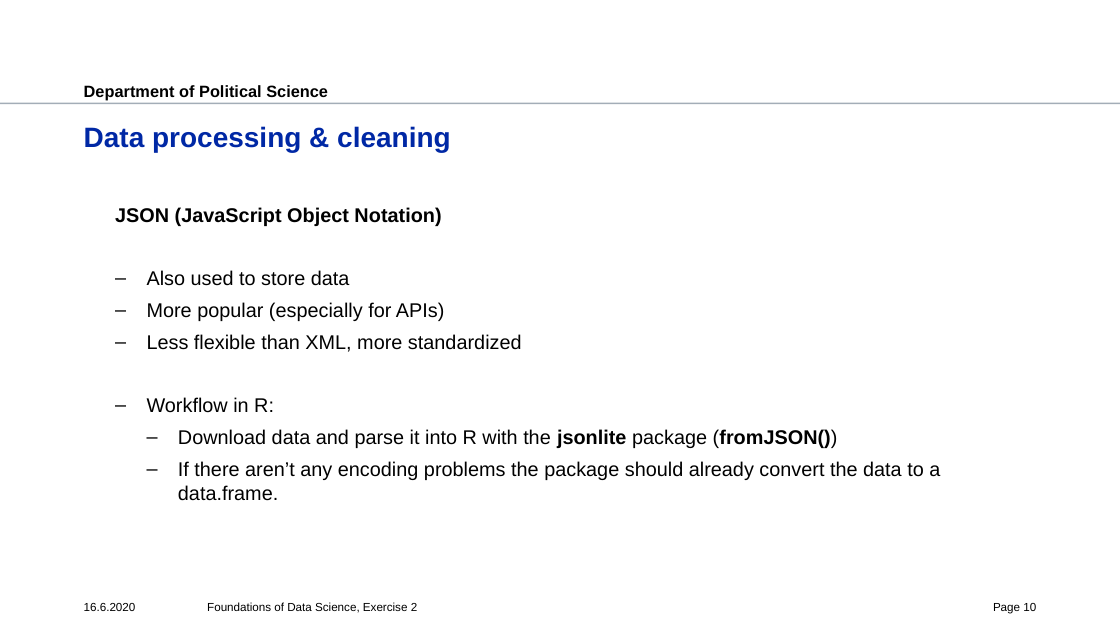
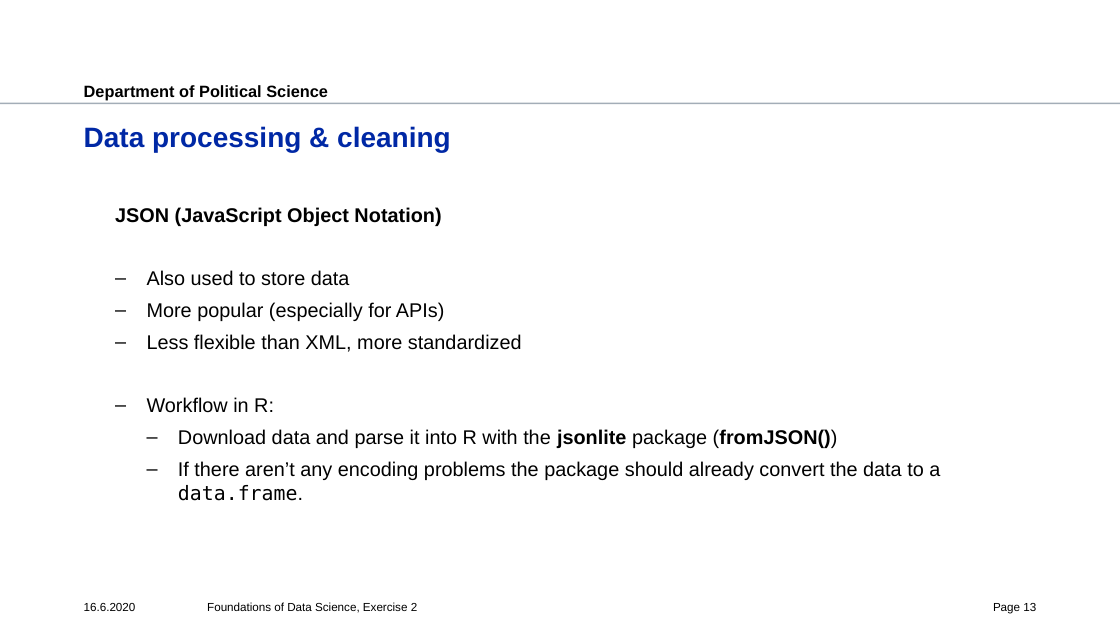
Before and after one commit to polianchykova/fds-2020-exercise, a slide deck: slide 13 of ex2/ex2.pptx (slide 10 before the commit). Drawn at 1120x630 pixels with LibreOffice and Linux fonts; fonts in the diff are those of the drawing; background and template pictures are left out. Boxes give left, top, right and bottom in pixels: in the first picture for what was removed or moved away, otherwise in the second. Text is boxed around its words. In the diff, an @@ line names an element or a change of style, - is before the commit and + after.

```diff
--- a/ex2/ex2.pptx
+++ b/ex2/ex2.pptx
@@ text at (178, 461, 940, 501): font Arial to DejaVu Sans Mono in "data.frame." @@
@@ page number at (993, 603, 1036, 613): text changed @@
-Page 10
+Page 13
```
Also in this commit, not shown: 3 other slides changed, 4 slides added, 3 other files.
